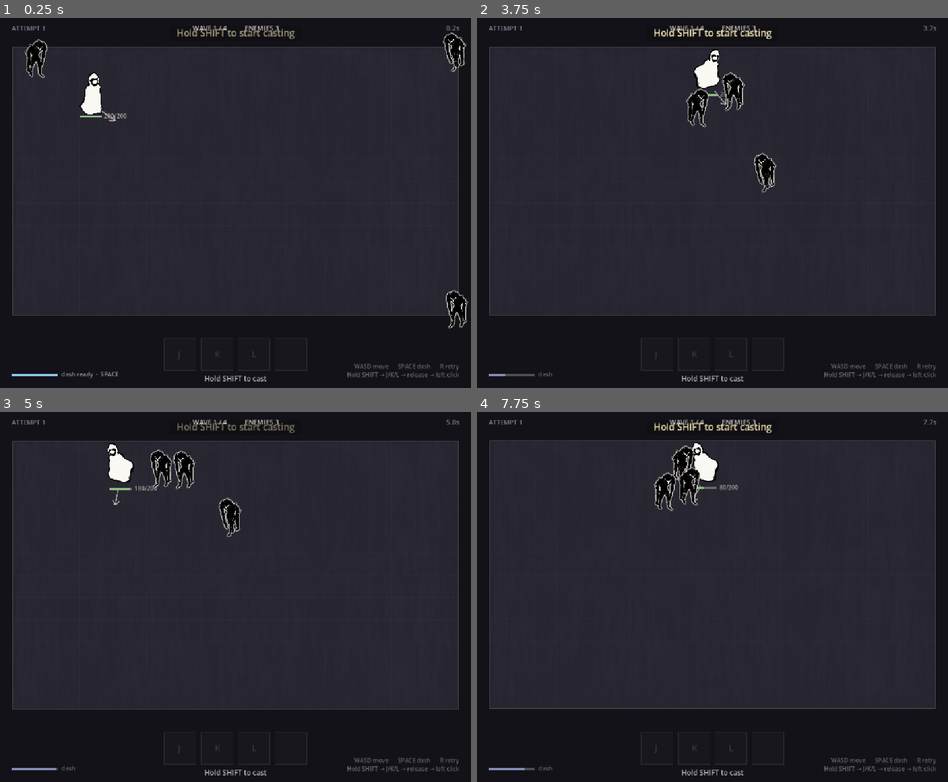
Above: before the commit, frames 1-4 (two rows, left to right).
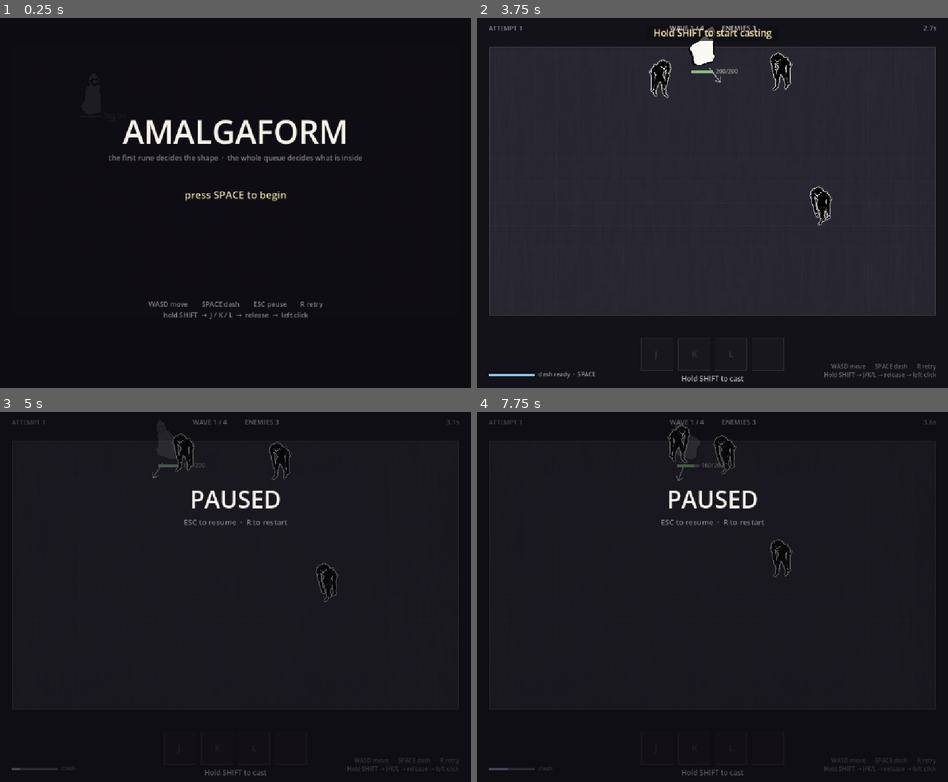
Above: after the commit, the same moments.

Repository: Ahingg/amalgaform
Game: Godot game, scene res://view/main.tscn
Same seed, same stepped clock (60 frames per second), same inputs: the game is played once before the commit and once after it.
Inputs (mouse positions are in pixels of both pictures, inside the frame that each line leads up to):
- Up to frame 1 (0.25 s): no input
- Up to frame 2 (3.75 s): tap Enter at 0.5, 0.6 s; move the mouse to (816, 184) at 0.52 s; hold D 0.53-1.28 s; click (816, 184) at 0.67 s; tap Space at 0.77, 1.07, 1.52, 1.82, 3.02, 3.32 s; tap Keypad Enter at 0.8, 1.35 s; move the mouse to (618, 221) at 1.27 s; hold S 1.28-2.03 s; tap P at 1.55, 2.1 s; move the mouse to (759, 121) at 2.02 s; hold D 2.03-2.78 s; tap J at 2.3, 2.85 s; move the mouse to (688, 277) at 2.77 s; hold W 2.78-3.53 s; click (688, 277) at 2.92 s; tap K at 3.05, 3.6 s; move the mouse to (853, 258) at 3.52 s; hold A from 3.53 s (still down)
- Up to frame 3 (5 s): keep holding A; tap Space at 3.77, 3.8, 4.07, 4.35, 4.52, 4.82 s; tap Escape at 4.15 s; move the mouse to (94, 541) at 4.27 s; tap Enter at 4.55 s
- Up to frame 4 (7.75 s): move the mouse to (736, 597) at 5.02 s; release A at 5.03 s; hold S 5.03-5.78 s; tap Enter at 5.1 s; click (736, 597) at 5.17 s; tap Keypad Enter at 5.3, 5.85 s; move the mouse to (641, 504) at 5.77 s; hold D 5.78-6.53 s; tap Space at 6.02, 6.32, 6.77, 7.07, 7.52 s; tap P at 6.05, 6.6 s; move the mouse to (816, 578) at 6.52 s; hold W 6.53-7.28 s; tap J at 6.8 s; move the mouse to (618, 615) at 7.27 s; hold D from 7.28 s (still down); tap Shift at 7.35 s; click (618, 615) at 7.42 s; tap K at 7.55 s

The runs differ from the first frame. In frame 1, 69% of the frame differs, in the area x 2-100%, y 2-99%; in frame 2, 2.8%; in frame 3, 3.8%; in frame 4, 3.8%.

Commit message:
layar judul dan jeda
Keadaan sesi (MENU/PLAYING/PAUSED) di main, sebelah attempt. Menjeda cuma
berarti SystemManager tidak dipanggil — tidak ada system yang perlu tahu.
ESC: batal merapal kalau antrian terbuka, jeda kalau tidak.
Musik ikut keadaan sesi: theme_menu di judul, music_game saat main.

Co-Authored-By: Claude Opus 5 <noreply@anthropic.com>
Claude-Session: https://claude.ai/code/session_01Qk43F2z5yDt92vTyEtoTz3

Diff:
--- a/challenge-6/view/cast_ui.gd
+++ b/challenge-6/view/cast_ui.gd
@@ -163,6 +163,10 @@
 # --- drawing -----------------------------------------------------------------
 
 func _draw() -> void:
+	# HUD permainan tidak digambar di layar judul: di sana belum ada yang
+	# dimainkan, dan panel rapalan kosong cuma jadi kebisingan di belakang menu.
+	if _di_menu():
+		return
 	var world = _get_world()
 	if world == null:
 		return
@@ -492,3 +496,11 @@
 		b += c.b
 	var n := float(runes.size())
 	return Color(r / n, g / n, b / n)
+
+
+func _di_menu() -> bool:
+	var r := get_parent()
+	if r == null:
+		return false
+	var main = r.get_parent()
+	return main != null and main.has_method("is_menu") and main.is_menu()
--- a/challenge-6/view/main.gd
+++ b/challenge-6/view/main.gd
@@ -11,6 +11,40 @@
 # state that deliberately survives build_round(). Everything else is thrown away
 # with the World.
 var attempt: int = 1
+
+# Keadaan SESI, bukan keadaan ronde. Sama alasannya dengan `attempt`: menu dan
+# jeda hidup di luar satu percobaan, jadi mereka tidak boleh ikut dibuang waktu
+# World-nya dibuang.
+#
+# Yang bikin jeda jadi murah di sini: kalau tidak sedang MAIN, SystemManager
+# cukup tidak dipanggil. Tidak ada satu pun system yang perlu tahu ada jeda,
+# tidak ada bendera yang perlu dibaca siapa pun, dan tidak ada yang perlu
+# dibereskan saat lanjut. Itu cuma mungkin karena tidak ada satu pun keadaan
+# simulasi yang tinggal di luar World.
+enum Mode { MENU, PLAYING, PAUSED }
+var mode: int = Mode.MENU
+
+
+func is_playing() -> bool:
+	return mode == Mode.PLAYING
+
+
+func is_menu() -> bool:
+	return mode == Mode.MENU
+
+
+# Ronde sudah dibangun sejak awal walaupun menunya masih terbuka, supaya
+# arenanya terlihat di belakang menu — dan supaya "mulai" tidak perlu menunggu
+# apa pun dibangun.
+func start() -> void:
+	mode = Mode.PLAYING
+
+
+func toggle_pause() -> void:
+	if mode == Mode.PLAYING:
+		mode = Mode.PAUSED
+	elif mode == Mode.PAUSED:
+		mode = Mode.PLAYING
 
 func _ready() -> void:
 	# Godot menganggap layar ini 1x, jadi jendela seukuran viewport (1120x880)
@@ -35,6 +69,7 @@
 func retry() -> void:
 	attempt += 1
 	build_round()
+	mode = Mode.PLAYING
 
 
 # Everything that describes one attempt at the room lives here. Retrying is
@@ -51,4 +86,6 @@
 
 
 func _physics_process(delta: float) -> void:
+	if mode != Mode.PLAYING:
+		return
 	SystemManager.process(world, delta)
--- /dev/null
+++ b/challenge-6/view/menu_ui.gd
@@ -0,0 +1,132 @@
+class_name MenuUI
+extends Node2D
+
+# ============================================================================
+# LAYAR DI LUAR RONDE — judul dan jeda
+#
+# Dua-duanya di satu berkas karena mereka satu hal yang sama: lapisan yang
+# muncul saat ronde TIDAK sedang berjalan. Keduanya membaca `mode` dari main,
+# menggambar tirai di atas arena, dan menunggu satu tombol.
+#
+# Berkas ini tidak menyentuh World sama sekali. Menjeda permainan di sini cuma
+# berarti mengubah satu nilai di main, dan main berhenti memanggil
+# SystemManager. Tidak ada system yang tahu, tidak ada yang perlu dibereskan.
+# ============================================================================
+
+const KEY_MULAI := [KEY_SPACE, KEY_ENTER, KEY_KP_ENTER]
+const KEY_JEDA := [KEY_ESCAPE, KEY_P]
+
+var _font: Font
+
+
+func _ready() -> void:
+	_font = ThemeDB.fallback_font
+	# Paling atas. HUD permainan disembunyikan sendiri saat menu terbuka, jadi
+	# tidak ada yang perlu ditimpa — tapi tirai jeda memang harus menutupi HUD.
+	z_index = 35
+
+
+func _process(_delta: float) -> void:
+	queue_redraw()
+
+
+func _main():
+	var r := get_parent()
+	return null if r == null else r.get_parent()
+
+
+func _unhandled_input(event: InputEvent) -> void:
+	if not (event is InputEventKey) or not event.pressed or event.echo:
+		return
+	var main = _main()
+	if main == null:
+		return
+
+	if main.is_menu():
+		if event.keycode in KEY_MULAI:
+			main.start()
+			get_viewport().set_input_as_handled()
+		return
+
+	if not event.keycode in KEY_JEDA:
+		return
+
+	# ESC punya dua arti, dan aturannya satu: mundur dari apa pun yang sedang
+	# kamu masuki. Kalau antrian rune sedang terbuka, ESC membatalkan rapalan —
+	# itu sudah ditangani CastUI, jadi di sini dia harus dibiarkan lewat.
+	# Kalau tidak sedang merapal, yang sedang dimasuki adalah permainannya.
+	if event.keycode == KEY_ESCAPE and _sedang_merapal(main):
+		return
+
+	main.toggle_pause()
+	get_viewport().set_input_as_handled()
+
+
+func _sedang_merapal(main) -> bool:
+	var world = main.get("world")
+	if world == null:
+		return false
+	var q: Array[String] = [ViewConfig.CAST_QUEUE]
+	for e in world.get_entities_with_comp(q):
+		var antrian: Dictionary = world.get_component_value(ViewConfig.CAST_QUEUE, e)
+		if antrian.get("open", false):
+			return true
+	return false
+
+
+func _draw() -> void:
+	var main = _main()
+	var r := get_parent() as WorldRenderer
+	if main == null or r == null:
+		return
+	if main.is_menu():
+		_draw_menu(r)
+	elif main.mode == main.Mode.PAUSED:
+		_draw_pause(r)
+
+
+# Tirai, bukan latar penuh. Arenanya tetap terlihat samar di belakangnya, jadi
+# pemain tahu ada permainan di balik layar ini sebelum dia menekan apa pun.
+func _tirai(r: WorldRenderer, gelap: float) -> void:
+	draw_rect(Rect2(Vector2.ZERO, r.get_viewport_rect().size),
+		Color(0.05, 0.045, 0.065, gelap), true)
+
+
+func _tengah(r: WorldRenderer, teks: String, y: float, ukuran: int, warna: Color) -> void:
+	var w := _font.get_string_size(teks, HORIZONTAL_ALIGNMENT_LEFT, -1, ukuran).x
+	draw_string(_font, Vector2(r.hud_center_x() - w * 0.5, y), teks,
+		HORIZONTAL_ALIGNMENT_LEFT, -1, ukuran, warna)
+
+
+func _draw_menu(r: WorldRenderer) -> void:
+	var size := r.get_viewport_rect().size
+	_tirai(r, 0.93)
+	var cy: float = size.y * 0.34
+
+	_tengah(r, "AMALGAFORM", cy, 76, Color(0.97, 0.95, 0.92))
+	_tengah(r, "the first rune decides the shape  ·  the whole queue decides what is inside",
+		cy + 40.0, 17, Color(WorldRenderer.DIM.r, WorldRenderer.DIM.g, WorldRenderer.DIM.b, 1.0))
+
+	var t := float(Time.get_ticks_msec()) / 1000.0
+	var a: float = 0.55 + 0.45 * sin(t * 2.6)
+	_tengah(r, "press SPACE to begin", cy + 130.0, 24, Color(1.0, 0.94, 0.72, a))
+
+	var baris := [
+		"WASD move        SPACE dash        ESC pause        R retry",
+		"hold SHIFT  →  J / K / L  →  release  →  left click",
+	]
+	for i in baris.size():
+		_tengah(r, baris[i], size.y * 0.78 + i * 26.0, 16,
+			Color(WorldRenderer.DIM.r, WorldRenderer.DIM.g, WorldRenderer.DIM.b, 0.95))
+
+
+func _draw_pause(r: WorldRenderer) -> void:
+	var size := r.get_viewport_rect().size
+	# Lebih tipis daripada menu: permainan masih berlangsung di balik ini, dan
+	# pemain sering menjeda justru untuk MELIHAT keadaan lapangan.
+	_tirai(r, 0.55)
+	# Ditaruh di atas, bukan di tengah: tengah layar itu tempat pertarungan
+	# terjadi, dan pemain menjeda justru untuk MELIHAT keadaan di sana.
+	_tengah(r, "PAUSED", size.y * 0.26, 56, Color(0.97, 0.95, 0.92))
+	_tengah(r, "ESC to resume  ·  R to restart", size.y * 0.26 + 40.0, 18,
+		Color(WorldRenderer.DIM.r, WorldRenderer.DIM.g, WorldRenderer.DIM.b, 1.0))
--- a/challenge-6/view/onboarding.gd
+++ b/challenge-6/view/onboarding.gd
@@ -62,6 +62,9 @@
 
 func _draw() -> void:
 	if selesai:
+		return
+	var m = _main_node()
+	if m != null and not m.is_playing():
 		return
 	var world = _world()
 	var r := _renderer()
@@ -139,3 +142,8 @@
 	var d: float = 4.0 + 3.0 * sin(t * 5.0)
 	draw_rect(Rect2(asal - Vector2(d, d), Vector2(total + d * 2.0, CastUI.BOX + d * 2.0)),
 		Color(1.0, 0.9, 0.55, 0.55), false, 2.5)
+
+
+func _main_node():
+	var r := _renderer()
+	return null if r == null else r.get_parent()
--- a/challenge-6/view/renderer.gd
+++ b/challenge-6/view/renderer.gd
@@ -114,6 +114,9 @@
 	# Penuntun rapalan pertama. Menghilang sendiri begitu satu spell dilempar,
 	# dan tidak pernah muncul lagi di percobaan berikutnya.
 	add_child(Onboarding.new())
+	# Layar judul dan jeda. Ditambahkan TERAKHIR supaya dia yang pertama
+	# menerima input yang belum ditangani siapa pun.
+	add_child(MenuUI.new())
 	if DemoInput.enabled():
 		add_child(DemoInput.new())
 
--- a/challenge-6/view/round_ui.gd
+++ b/challenge-6/view/round_ui.gd
@@ -51,7 +51,7 @@
 
 func _draw() -> void:
 	var main = _main()
-	if main == null:
+	if main == null or main.is_menu():
 		return
 	var world = main.get("world")
 	if world == null:
--- a/challenge-6/view/sfx.gd
+++ b/challenge-6/view/sfx.gd
@@ -60,6 +60,7 @@
 var _luka_lalu := {}
 var _selesai_lalu := ""
 var _world_lalu = null
+var _musik_sekarang := ""
 
 
 func _ready() -> void:
@@ -116,6 +117,35 @@
 	p2.pitch_scale = nada
 	p2.volume_db = VOL_SFX + keras
 	p2.play()
+
+
+# Musik mengikuti keadaan SESI, bukan keadaan ronde: tema di layar judul,
+# musik permainan saat main. Judul lagunya diturunkan dari keadaan itu tiap
+# frame, jadi tidak ada satu pun tempat yang harus ingat menghentikan yang lama
+# sebelum memulai yang baru.
+func _tonton_musik() -> void:
+	var main = get_parent()
+	if main == null or not main.has_method("is_menu"):
+		return
+	var mau := "theme_menu" if main.is_menu() else "music_game"
+	if _musik_sekarang == mau and _musik.playing:
+		return
+	if _musik_sekarang == mau:
+		return
+	var m := _muat_musik(mau)
+	if m == null:
+		return
+	_musik_sekarang = mau
+	_musik.stream = m
+	_musik.play()
+
+
+func _muat_musik(nama: String) -> AudioStream:
+	for ext in [".mp3", ".wav"]:
+		var path: String = DIR + nama + ext
+		if ResourceLoader.exists(path):
+			return load(path)
+	return null
 
 
 func _world():
@@ -137,15 +167,11 @@
 		_rune_lalu = 0
 		_antrian_lalu = false
 		_selesai_lalu = ""
-		if world != null and not _musik.playing:
-			var m := _muat("music_game")
-			if m != null:
-				_musik.stream = m
-				_musik.play()
 		return
 	if world == null:
 		return
 
+	_tonton_musik()
 	_tonton_antrian(world)
 	_tonton_spell(world)
 	_tonton_luka(world)
Not shown, added: challenge-6/view/menu_ui.gd.uid
Not shown, changed: NOTES.md
Not shown, changed: README.md
